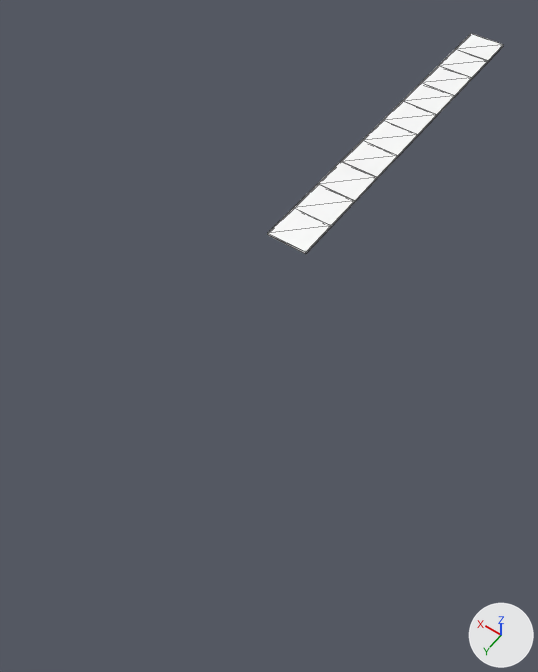
Renders of the FBX model SpringGame/SpringGame/data/Model/AllFloor.fbx from each side of a commit.
Both versions are drawn from a 50 mm camera at (-124.0, 215.0, 229.0) aimed at (-9.0, 54.0, -25.0). Lighting does not change. The marker at lower right points along +X, +Y and +Z. The older version comes first. Mesh edges are drawn as thin lines.

Objects in the first picture: 'Floor', 'Floor__1_', 'Floor__2_', 'Floor__3_', 'Floor__4_', 'Floor__5_', 'Floor__6_', 'Floor__7_', 'Floor__8_', 'Floor__9_'.
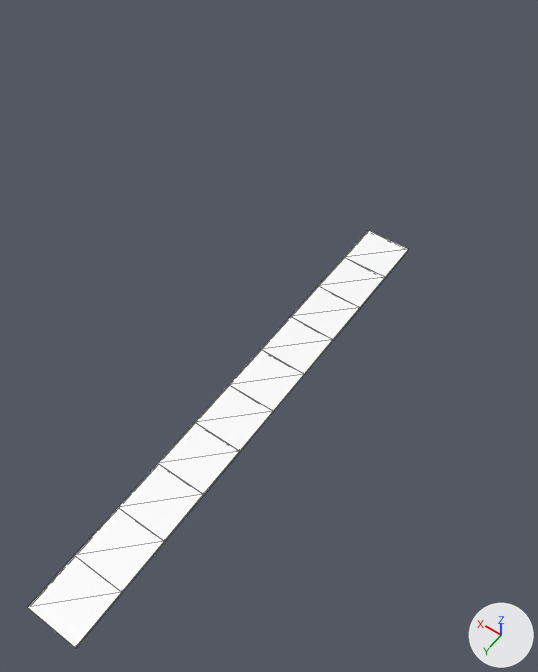
The change, as JSON lines over the scene's bpy script:
```json
{"op": "set", "path": "mat_floormaterial.roughness", "old": "0.5", "new": "0.553"}
{"op": "set", "path": "ob_floor__6.parent", "old": "ob_allfloor", "new": "ob_floor"}
{"op": "set", "path": "ob_floor__6.location", "old": "(334.3, -50.0, 10590.0)", "new": "(-3180.0, 35.0, -2712.0)"}
{"op": "set", "path": "ob_floor__8.parent", "old": "ob_allfloor", "new": "ob_floor"}
{"op": "set", "path": "ob_floor__8.location", "old": "(334.3, -50.0, 14569.0)", "new": "(-3180.0, 35.0, -10712.0)"}
{"op": "set", "path": "ob_floor__3.parent", "old": "ob_allfloor", "new": "ob_floor"}
{"op": "set", "path": "ob_floor__3.location", "old": "(334.3, -50.0, 4605.0)", "new": "(-3180.0, 35.0, -8712.0)"}
{"op": "set", "path": "ob_floor__1.parent", "old": "ob_allfloor", "new": "ob_floor"}
{"op": "set", "path": "ob_floor__1.location", "old": "(334.3, -50.0, 643.0)", "new": "(-3180.0, 35.0, -12712.0)"}
{"op": "set", "path": "ob_floor__2.parent", "old": "ob_allfloor", "new": "ob_floor"}
{"op": "set", "path": "ob_floor__2.location", "old": "(334.3, -50.0, 2632.0)", "new": "(-3180.0, 35.0, -4712.0)"}
{"op": "set", "path": "ob_floor__9.parent", "old": "ob_allfloor", "new": "ob_floor"}
{"op": "set", "path": "ob_floor__9.location", "old": "(334.3, -50.0, 16553.0)", "new": "(-3180.0, 35.0, -16712.0)"}
{"op": "set", "path": "ob_floor__7.parent", "old": "ob_allfloor", "new": "ob_floor"}
{"op": "set", "path": "ob_floor__7.location", "old": "(334.3, -50.0, 12580.0)", "new": "(-3180.0, 35.0, -711.5)"}
{"op": "set", "path": "ob_floor__4.parent", "old": "ob_allfloor", "new": "ob_floor"}
{"op": "set", "path": "ob_floor__4.location", "old": "(334.3, -50.0, 6602.0)", "new": "(-3180.0, 35.0, -18712.0)"}
{"op": "remove", "block": "ob_floor", "code": "ob_floor.parent = ob_allfloor"}
{"op": "set", "path": "ob_floor", "old": "bpy.data.objects.new('Floor', me_scene)", "new": "bpy.data.objects.new('Floor', None)"}
{"op": "set", "path": "ob_floor.location", "old": "(334.3, -50.0, -1354.0)", "new": "(0.0, 0.0, 0.0)"}
{"op": "set", "path": "ob_floor.rotation_euler", "old": "(0.0, 0.0, 0.0)", "new": "(1.571, 0.0, 0.0)", "note": "degrees (0, 0, 0) -> degrees (90, 0, 0)"}
{"op": "set", "path": "ob_floor.scale", "old": "(20.0, 1.0, 20.0)", "new": "(0.01, 0.01, 0.01)"}
{"op": "set", "path": "ob_floor__5.parent", "old": "ob_allfloor", "new": "ob_floor"}
{"op": "set", "path": "ob_floor__5.location", "old": "(334.3, -50.0, 8601.0)", "new": "(-3180.0, 35.0, -6712.0)"}
{"op": "add", "block": "ob_cube__2", "code": ["ob_cube__2 = bpy.data.objects.new('Cube__2_', me_scene)", "ob_cube__2.parent = ob_floor", "ob_cube__2.location = (-3180.0, 35.0, -14712.0)", "ob_cube__2.scale = (20.0, 1.0, 20.0)"]}
```

What differs and where, as boxes (x1, y1, x2, y2) in the pictures (538 x 672 px):
```json
{"object": "Floor__4_", "change": "surface changed, moved, turned, rescaled", "before": [363, 120, 418, 156], "after": [27, 555, 122, 649]}
{"object": "Floor__9_", "change": "surface changed, moved, turned, rescaled", "before": [456, 34, 503, 61], "after": [75, 508, 165, 593]}
{"object": "Floor__1_", "change": "surface changed, moved, turned, rescaled", "before": [294, 184, 354, 227], "after": [158, 423, 240, 495]}
{"object": "Floor__3_", "change": "surface changed, moved, turned, rescaled", "before": [341, 140, 398, 178], "after": [229, 349, 304, 412]}
{"object": "Floor__8_", "change": "surface changed, moved, turned, rescaled", "before": [438, 49, 488, 78], "after": [195, 385, 273, 452]}
{"object": "Cube__2_", "change": "added", "after": [118, 464, 204, 542]}
{"object": "Floor__2_", "change": "surface changed, moved, turned, rescaled", "before": [318, 162, 377, 202], "after": [290, 286, 360, 340]}
{"object": "Floor__5_", "change": "surface changed, moved, turned, rescaled", "before": [383, 101, 437, 135], "after": [261, 317, 333, 375]}
{"object": "Floor__6_", "change": "surface changed, moved, turned, rescaled", "before": [403, 83, 455, 115], "after": [318, 257, 385, 308]}
{"object": "Floor__7_", "change": "surface changed, moved, turned, rescaled", "before": [421, 66, 472, 96], "after": [344, 230, 409, 278]}
{"object": "Floor", "change": "no longer drawn", "before": [267, 208, 331, 254]}
```
